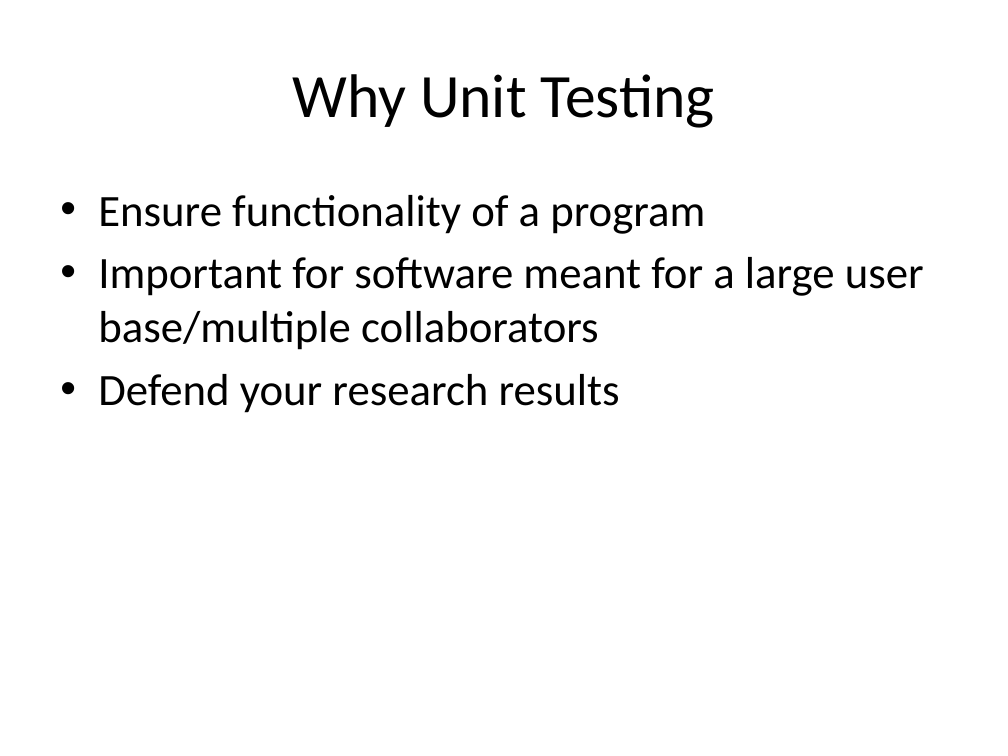
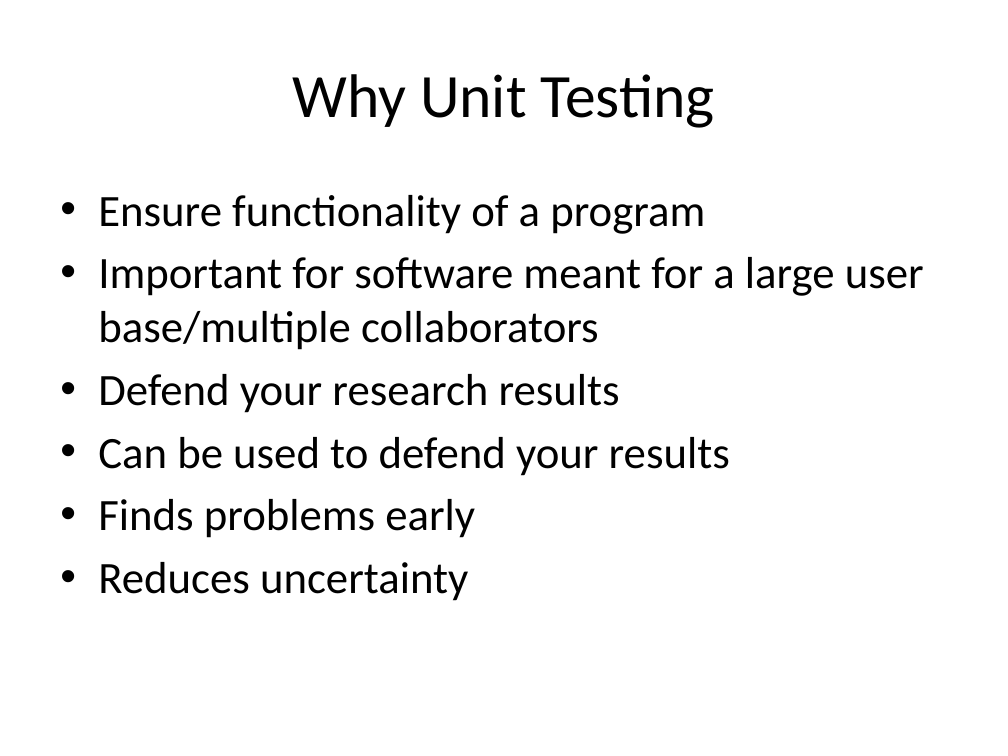
Before and after one commit to lkloh/USArray, a slide deck: slide 33 of BasicsOfCoding/BasicsOfCoding.pptx. Drawn at 1008x756 pixels with LibreOffice and Linux fonts; fonts in the diff are those of the drawing. Boxes give left, top, right and bottom in pixels: in the first picture for what was removed or moved away, otherwise in the second. Text is boxed around its words. In the diff, an @@ line names an element or a change of style, - is before the commit and + after.

```diff
--- a/BasicsOfCoding/BasicsOfCoding.pptx
+++ b/BasicsOfCoding/BasicsOfCoding.pptx
@@ text at (98, 437, 730, 601): paragraphs added @@
+• Can be used to defend your results
+• Finds problems early
+• Reduces uncertainty
```
Also in this commit, not shown: 3 other slides changed, 3 slides added, 3 other files.
